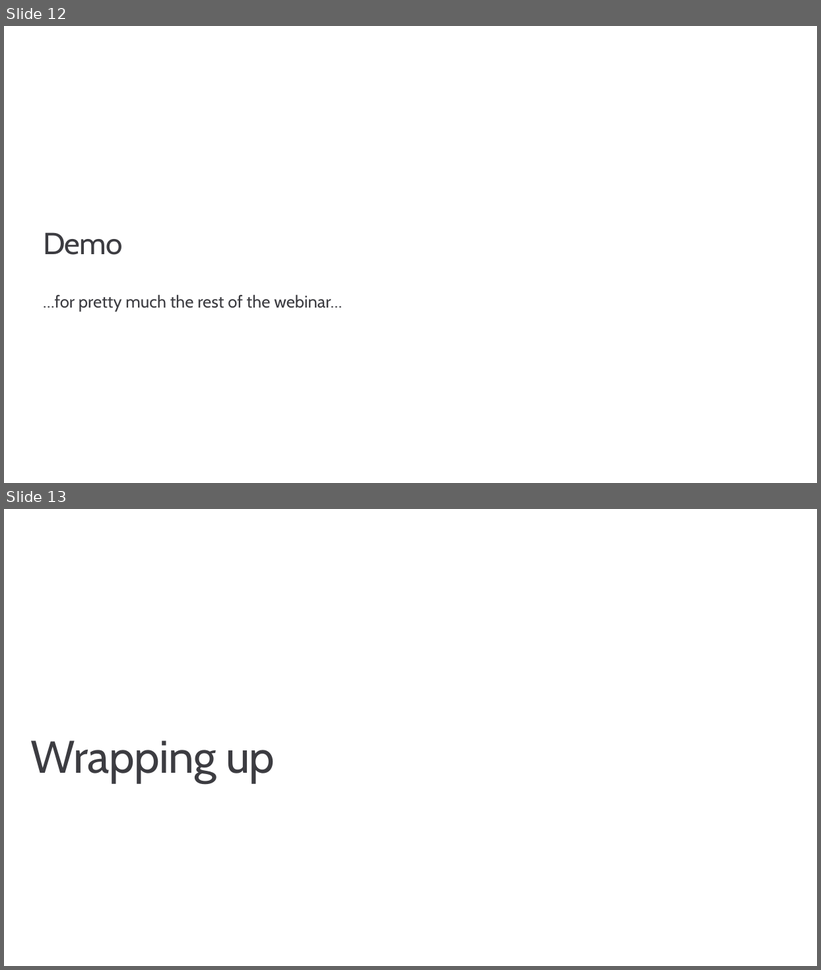
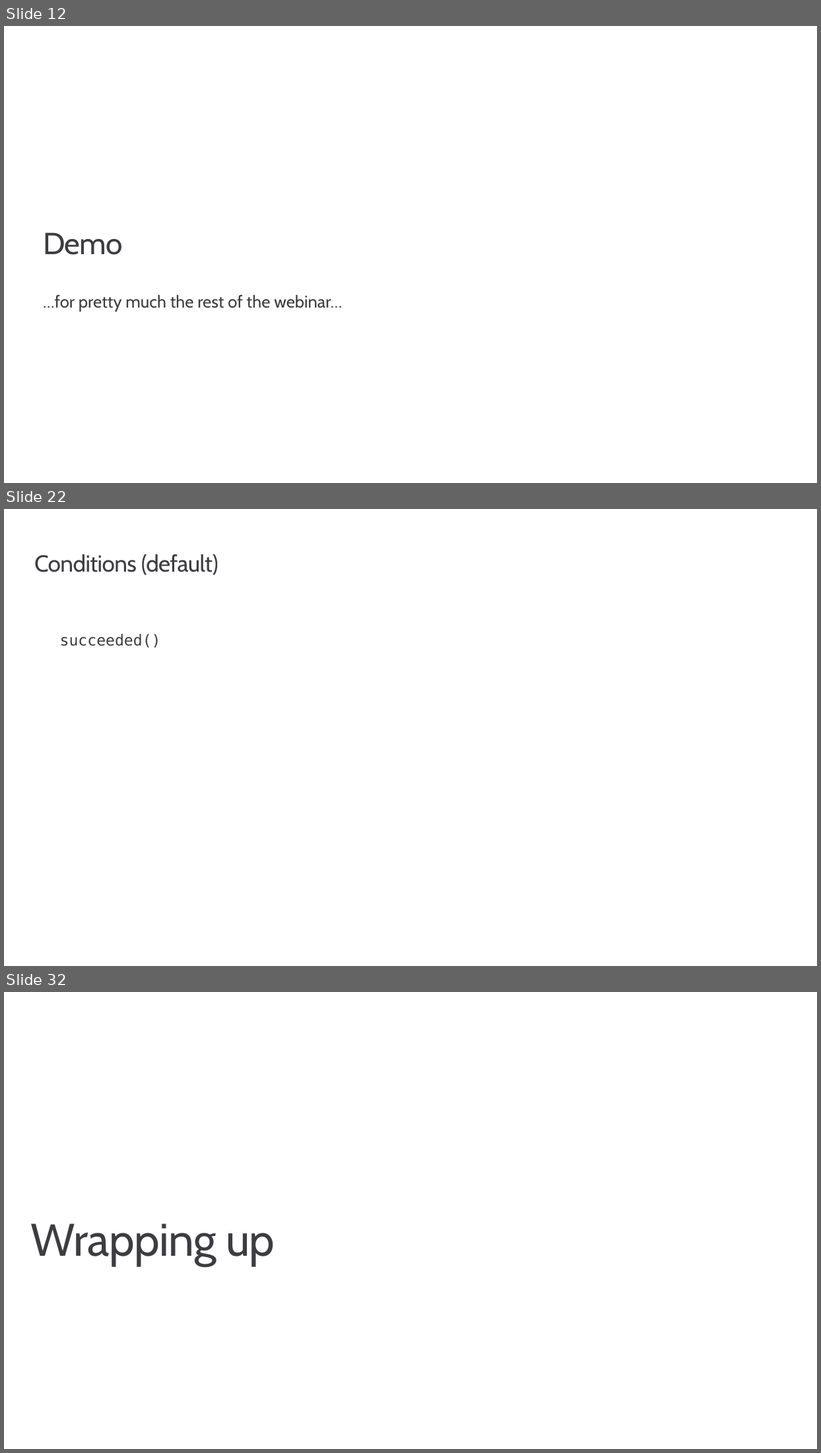
Before and after one commit to msusdev/Azure-pipelines-with-GitHub, a slide deck: Presentations/Continuous integration with GitHub and Azure/Continuous integration with GitHub and Azure.pptx. Shown one above the other, each under a label of ours: slides 12 and 13 before the commit, slides 12, 22 and 32 after it; the slides between them are not shown. The pictures are 821x970 and 821x1453 pixels, drawn with LibreOffice and Linux fonts; fonts in the diff are those of the drawing; background and template pictures are left out. Boxes give left, top, right and bottom in pixels: in the first picture for what was removed or moved away, otherwise in the second. Text is boxed around its words. In the diff, an @@ line names an element or a change of style, - is before the commit and + after.

```diff
--- a/Presentations/Continuous integration with GitHub and Azure/Continuous integration with GitHub and Azure.pptx
+++ b/Presentations/Continuous integration with GitHub and Azure/Continuous integration with GitHub and Azure.pptx
@@ slide 22 added at (x1=4, y1=509, x2=817, y2=966), background #FFFFFF @@
@@ title added at (x1=34, y1=554, x2=218, y2=575), 27.4 pt, text #3C3C41 @@
+Conditions (default)
@@ text added at (x1=60, y1=634, x2=161, y2=648), 18 pt, text #3C3C41 @@
+succeeded()
@@ what was slide 13 is now slide 32 @@
```
Also in this commit, not shown: 18 other slides added.
